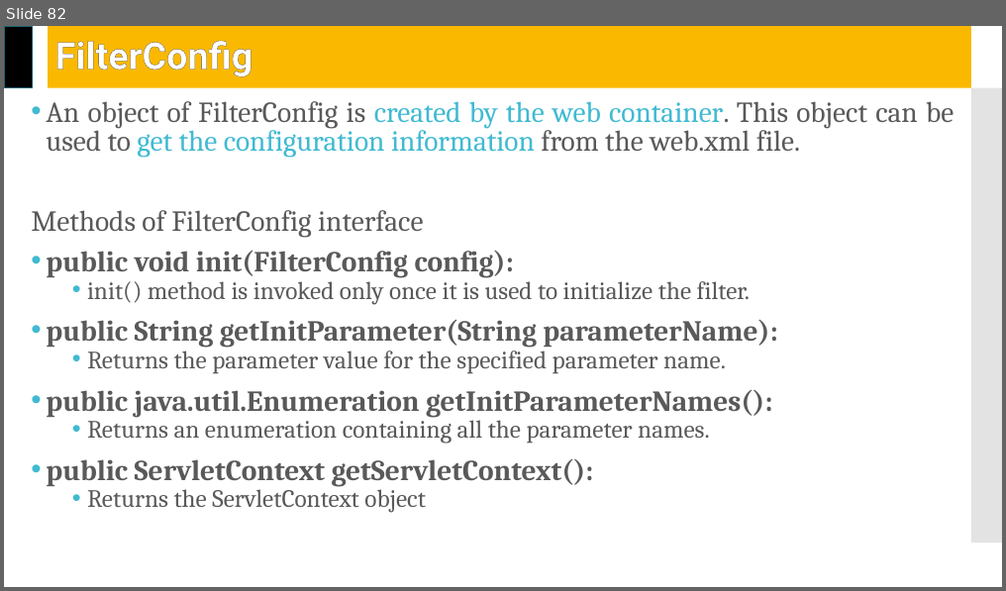
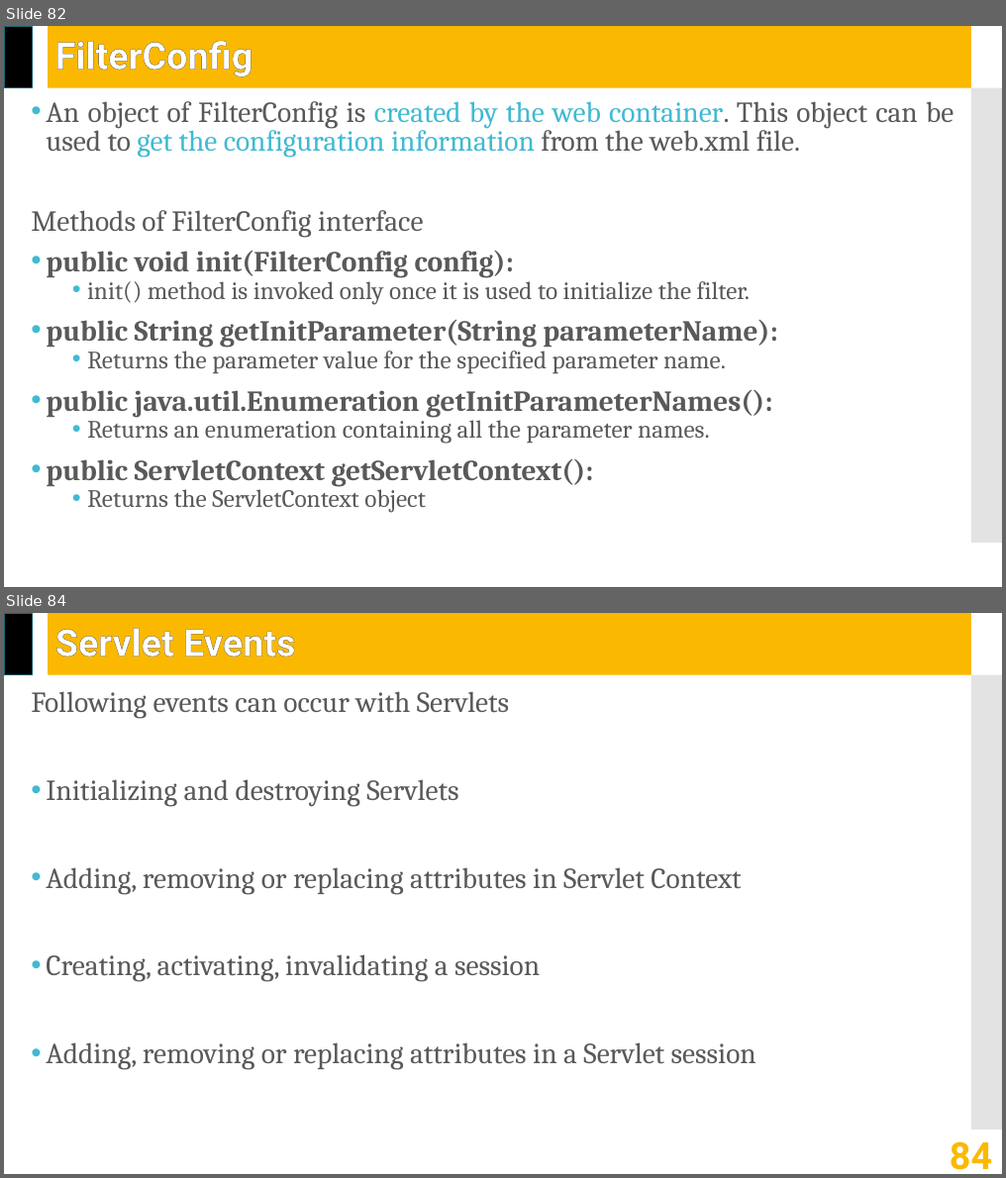
Before and after one commit to jrambasana/AJP2022-material, a slide deck: AJP Slides/AJP (01ce0502) - Unit 4 - Servlet API.pptx. Shown one above the other, each under a label of ours: slide 82 before the commit, slides 82 and 84 after it; the slides between them are not shown. The pictures are 1006x591 and 1006x1178 pixels, drawn with LibreOffice and Linux fonts; fonts in the diff are those of the drawing. Boxes give left, top, right and bottom in pixels: in the first picture for what was removed or moved away, otherwise in the second. Text is boxed around its words. In the diff, an @@ line names an element or a change of style, - is before the commit and + after.

```diff
--- a/AJP Slides/AJP (01ce0502) - Unit 4 - Servlet API.pptx
+++ b/AJP Slides/AJP (01ce0502) - Unit 4 - Servlet API.pptx
@@ slide 84 added at (4,613,1002,1174), background #FFFFFF; not listed: 3 template elements that a slide beside it also shows @@
@@ title added at (55,628,295,657), 36 pt, text #FFFFFF, bold @@
+Servlet Events
@@ text added at (31,691,756,1070), 28 pt, text #595959 @@
+Following events can occur with Servlets
+• Initializing and destroying Servlets
+• Adding, removing or replacing attributes in Servlet Context
+• Creating, activating, invalidating a session
+• Adding, removing or replacing attributes in a Servlet session
@@ page number added at (949,1142,992,1170), 36 pt, text #FAB900, bold @@
+84
```
Also in this commit, not shown: 2 slides changed, 16 other slides added, 6 other files.
